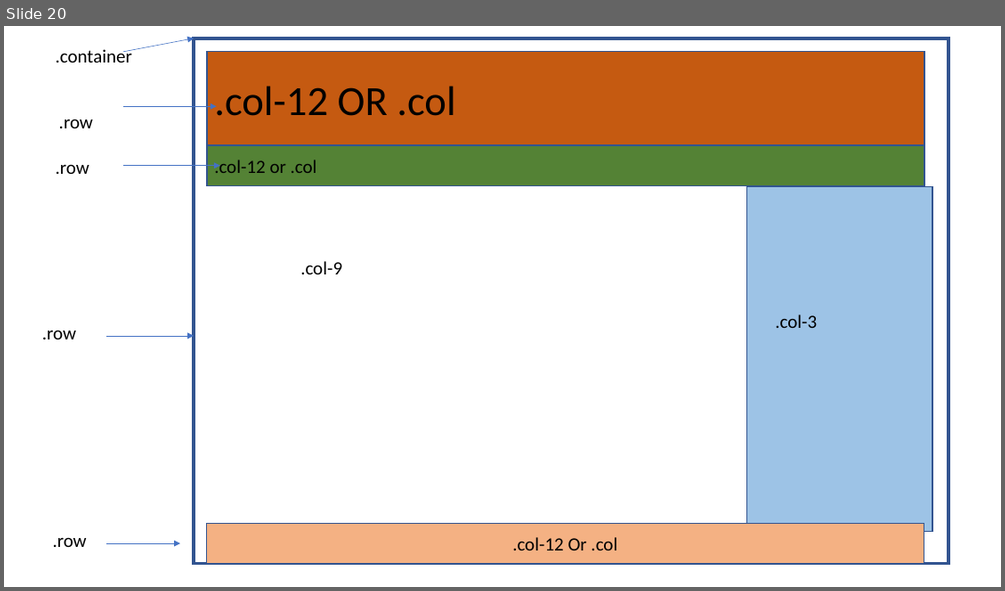
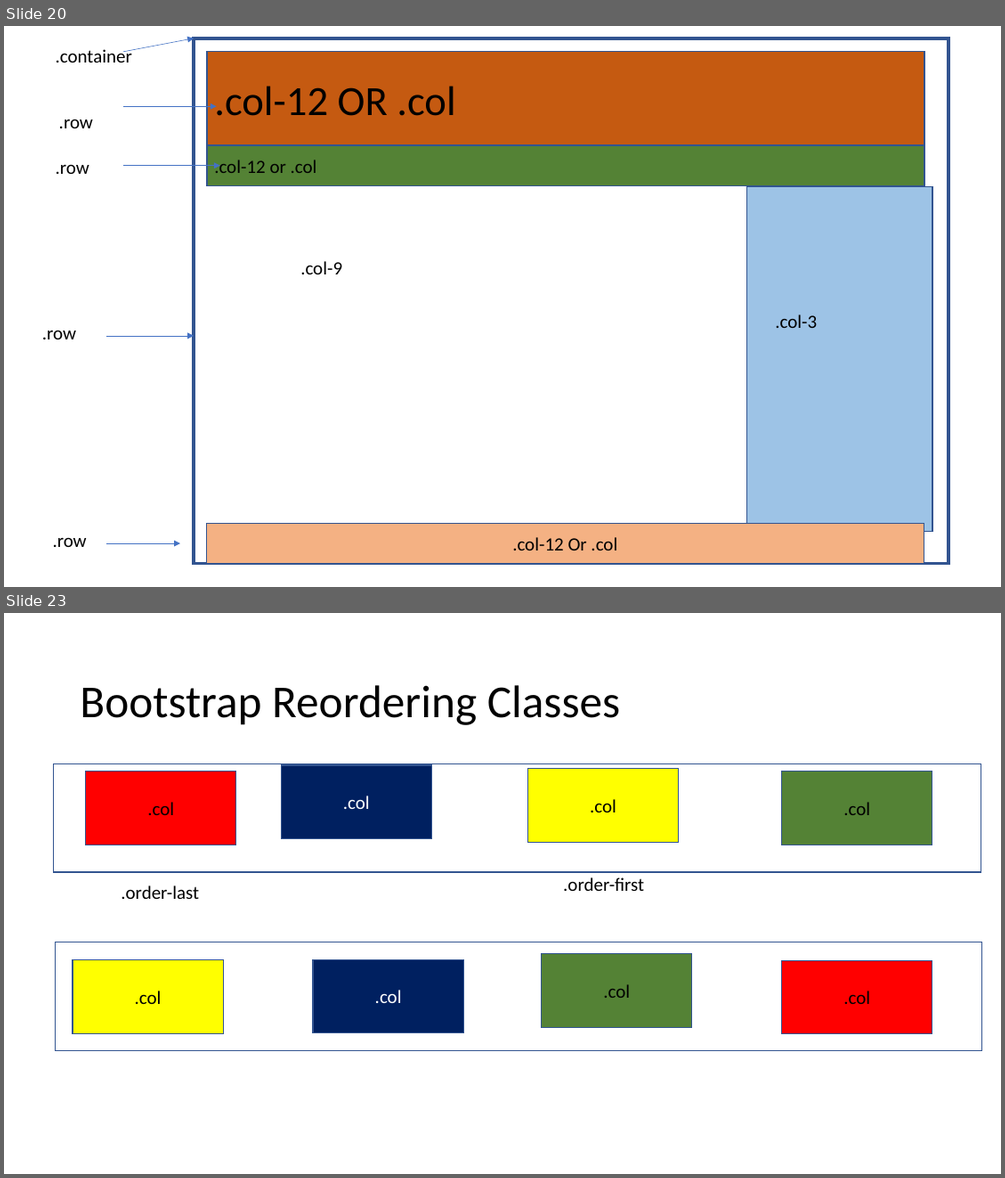
Before and after one commit to PiyushChaturvedii/Batch04, a slide deck: What is Bootstrap.pptx. Shown one above the other, each under a label of ours: slide 20 before the commit, slides 20 and 23 after it; the slides between them are not shown. The pictures are 1005x591 and 1005x1178 pixels, drawn with LibreOffice and Linux fonts; fonts in the diff are those of the drawing. Boxes give left, top, right and bottom in pixels: in the first picture for what was removed or moved away, otherwise in the second. Text is boxed around its words. In the diff, an @@ line names an element or a change of style, - is before the commit and + after.

```diff
--- a/What is Bootstrap.pptx
+++ b/What is Bootstrap.pptx
@@ slide 23 added at bbox=[4, 613, 1001, 1174], background #FFFFFF @@
@@ title added at bbox=[80, 685, 620, 725], 44 pt, text #000000 @@
+Bootstrap Reordering Classes
@@ rectangle added at bbox=[53, 764, 980, 873], outline #325491 1 pt @@
@@ rectangle added at bbox=[86, 771, 235, 845], fill #FF0000, outline #325491 1 pt, 18 pt, text #000000 @@
+.col
@@ rectangle added at bbox=[281, 765, 431, 840], fill #002060, outline #325491 1 pt, 18 pt, text #FFFFFF @@
+.col
@@ rectangle added at bbox=[528, 769, 679, 843], fill #FFFF00, outline #325491 1 pt, 18 pt, text #000000 @@
+.col
@@ rectangle added at bbox=[782, 771, 932, 845], fill #548235, outline #325491 1 pt, 18 pt, text #000000 @@
+.col
@@ text added at bbox=[563, 877, 644, 891], 18 pt, text #000000 @@
+.order-first
@@ text added at bbox=[121, 885, 199, 899], 18 pt, text #000000 @@
+.order-last
@@ group added at bbox=[55, 942, 982, 1051]: 5 rectangles @@
+.col
+.col
+.col
+.col
```
Also in this commit, not shown: 5 other slides added, 3 other files.
